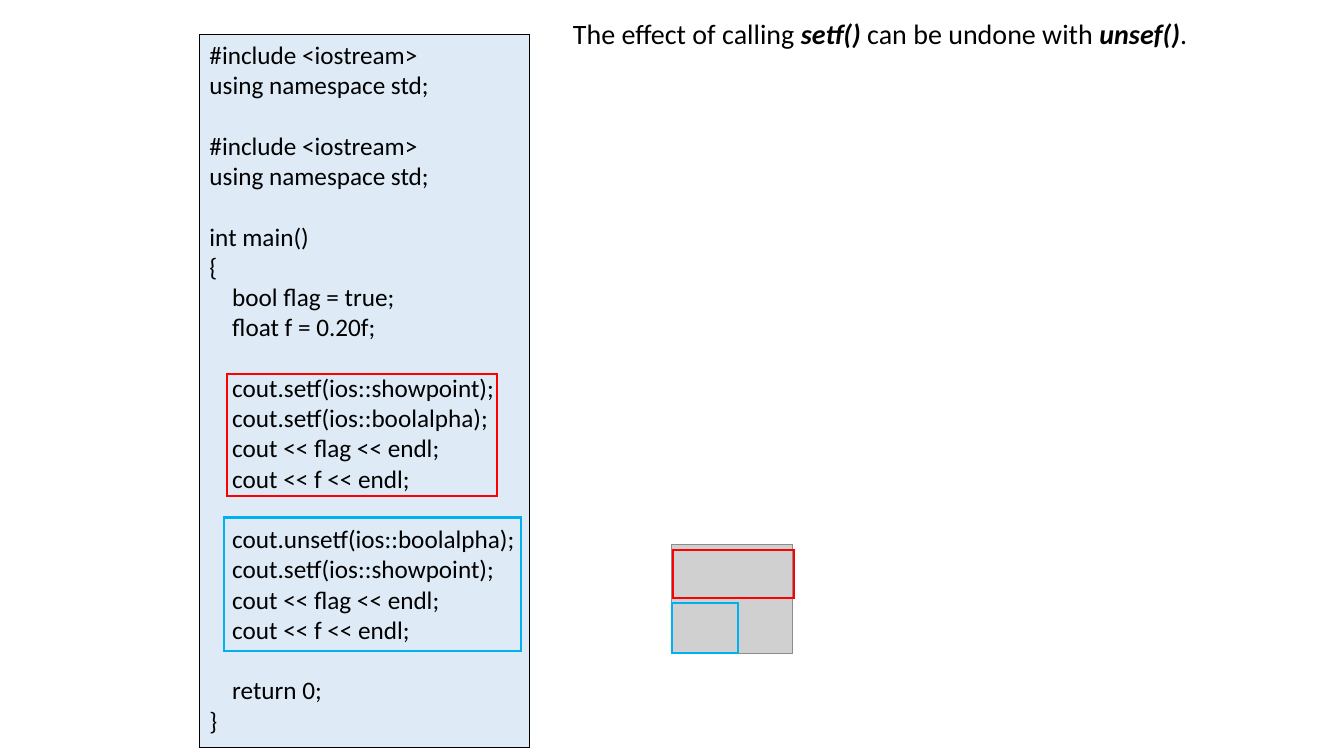
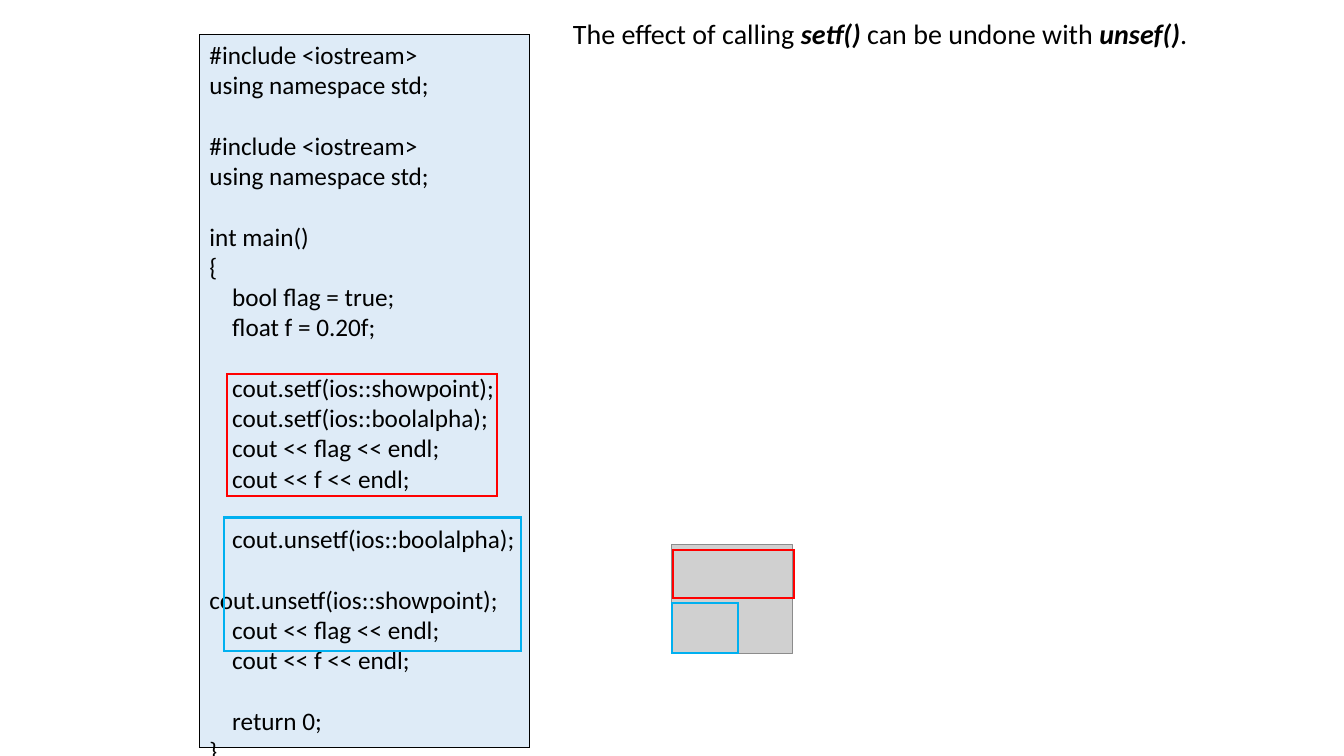
Before and after one commit to ShiqiYu/CPP, a slide deck: slide 6 of week02/Lab02.pptx. Drawn at 1344x756 pixels with LibreOffice and Linux fonts; fonts in the diff are those of the drawing; grey boxes stand for pictures; background and template pictures are left out. Boxes give left, top, right and bottom in pixels: in the first picture for what was removed or moved away, otherwise in the second. Text is boxed around its words. In the diff, an @@ line names an element or a change of style, - is before the commit and + after.

Commit message:
update week02

```diff
--- a/week02/Lab02.pptx
+++ b/week02/Lab02.pptx
@@ text in rectangle at <box>209,588,497,615</box>: text changed @@
-cout.setf(ios::showpoint);
+cout.unsetf(ios::showpoint);
```
